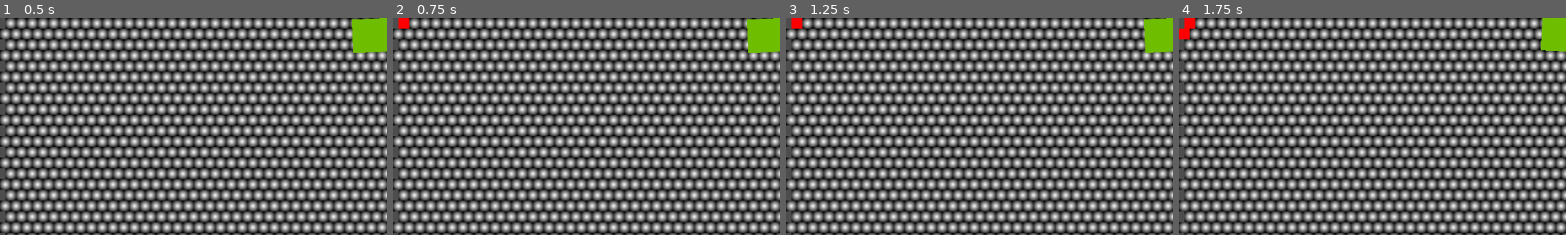
Above: before the commit, frames 1-4 (left to right).
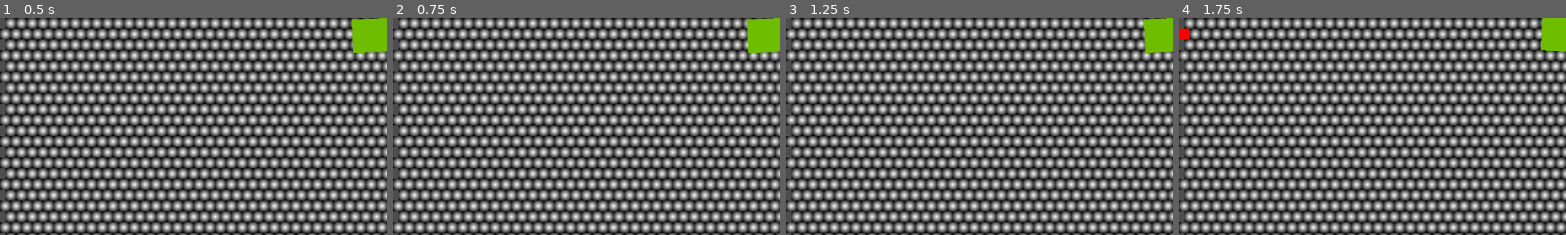
Above: after the commit, the same moments.

Repository: snappy-cobra/GGJ25
Game: Godot game, scene res://scenes/world.tscn
Two runs of this game, one before a commit and one after it. Both use one fixed random seed, a clock stepped at 60 frames per second and the inputs below.
Inputs (mouse positions are % of the whole screen's width and height, from its top left):
- Up to frame 1 (0.5 s): no input
- Up to frame 2 (0.75 s): tap Enter at 0.5 s; move the mouse to (1, 1) at 0.52 s; click (1, 1) at 0.67 s
- Up to frame 3 (1.25 s): no input
- Up to frame 4 (1.75 s): tap Space at 1.25 s; move the mouse to (1, 4) at 1.27 s; click (1, 4) at 1.42 s
The pictures show only the part of the screen within x 0-50%, y 0-50%; the shares and areas given below are measured in that part.

Frame 1 is identical in both runs. In frame 2, 0.1% of the frame differs, in the area x 1-5%, y 0-5%; in frame 3, 0.1%; in frame 4, 0.1%.
Error after the commit: Invalid access to property or key 'RED' on a base object of type 'Dictionary'. (res://scenes/game_logic.gd:57)

Commit message:
trying to repair tapping and score logic

Diff:
--- a/game/code/bubble.gd
+++ b/game/code/bubble.gd
@@ -25,8 +25,6 @@
 	taps_max = taps_required
 	value = taps_required
 
-func tapped(player: Player) -> void:
-	get_node("../../GameLogic").tapped(self as Bubble, player, pop)
 
 func pop(player: Player) -> void:
 	$Unpopped.hide()
--- a/game/code/bubbles.gd
+++ b/game/code/bubbles.gd
@@ -22,17 +22,6 @@
 			bubbles[pos] = bubble
 			add_child(bubble)
 
-#func _on_game_logic_game_started(grid: Array) -> void:
-	#var width = grid[0].size()
-	#var height = grid.size()
-	#size = Vector2i(width, height)
-	#for x in width:
-		#for y in height:
-			#var pos := Vector2(x, y)
-			#var bubble := Bubble.create(pos, grid[y][x])
-			#bubbles[pos] = bubble
-			#add_child(bubble)
-
 func pop(pos: Vector2i, player: Player) -> void:
 	prints("pop", pop, player)
 	if bubbles.has(pos):
--- a/game/code/players.gd
+++ b/game/code/players.gd
@@ -10,7 +10,6 @@
 	Player.Team.new("BLUE", Color(0, 0, 1))
 ]
 var next_team: int = 0
-#var players: Array[Player] = []
 
 
 #func _ready() -> void:
@@ -23,7 +22,7 @@
 	var player: Player = Player.create(id, id, teams.pick_random()) #, teams[next_team]) assign teams when game starts
 	# next_team = (next_team + 1) % teams.size()
 	add_child(player)
-	#players.append(player)
+	%GameLogic.player_added(id)
 	#if check_full():
 		#assign_teams(2)
 		#print("Enough players!")
--- a/game/code/world.gd
+++ b/game/code/world.gd
@@ -10,12 +10,13 @@
 	# debug only; don't want to wait for players
 	start_game()
 
+
 func _on_tap(pos: Vector2i, player_id: String) -> void:
 	if !%Players.has_player(player_id):
 		_on_player_join(player_id)
 	if state == State.RUNNING:
 		var player = %Players.get_player(player_id)
-		bubbles.pop(pos, player)
+		%GameLogic.tapped(bubbles.bubbles[pos], player, bubbles.bubbles[pos].pop)
 
 func _on_player_join(player_id: String) -> void:
 	%Players.player_join(player_id)
--- a/game/scenes/game_logic.gd
+++ b/game/scenes/game_logic.gd
@@ -1,16 +1,13 @@
 extends Node
 class_name GameLogic
-
-signal game_started(value_grid: Array)
-
-enum GameState { Lobby, Active } # game result is to be displayed on top in lobby UI
 
 var scores: Dictionary = {}
 var inactive: Dictionary = {}
 var punishments: Dictionary = {}
-var state = GameState.Lobby
 var value_grid
 var rand: RandomNumberGenerator = RandomNumberGenerator.new()
+var pop: Callable
+
 # Called when the node enters the scene tree for the first time.
 func _ready() -> void:
 	pass
@@ -20,27 +17,12 @@
 	if (popped):
 		popped(bubble.value, player)
 
-func _on_world_start(players: Array[Player], grid_width: int, grid_height: int) -> void:
-	print("GameLogic:: Game started!")
-	scores = {}
-	for p in players:
-		print("Score init for team " + p.team.id)
-		scores[p.team.id] = 0
+func player_added(id: String) -> void:
 
-	state = GameState.Active
+	print("Score init for team " + id)
+	scores[id] = 0
 
-	# BUBBLE VALUES
-	value_grid =  []
-	for i in grid_height:
-		value_grid.append([])
-		for j in grid_width:
-			value_grid[i].append(rand.randi_range(3, 8))
 
-	# send it to the server
-	game_started.emit(value_grid) # to json?
-	pass
-
-var pop: Callable
 func tapped(bubble: Bubble, player: Player, bubCallback: Callable) -> void:
 	pop = bubCallback
 	var popped = bubble_tapped(bubble, player)
@@ -65,7 +47,6 @@
 
 func popped(value: int, player: Player) -> void:
 	add_score(get_score_for(value), player.team.id)
-	# TODO - bubble.pop()
 	pop.call(player)
 	pass
 
@@ -102,5 +83,5 @@
 
 
 func _on_timer_bar_game_over() -> void:
-	state = GameState.Lobby
+	# state = State.R
 	print("GameLogic:: Game finished!")
--- a/game/scenes/world.tscn
+++ b/game/scenes/world.tscn
@@ -21,6 +21,7 @@
 z_index = 2
 
 [node name="GameLogic" type="Node" parent="."]
+unique_name_in_owner = true
 script = ExtResource("5_7s8de")
 
 [node name="Heartbeat" type="Timer" parent="."]
